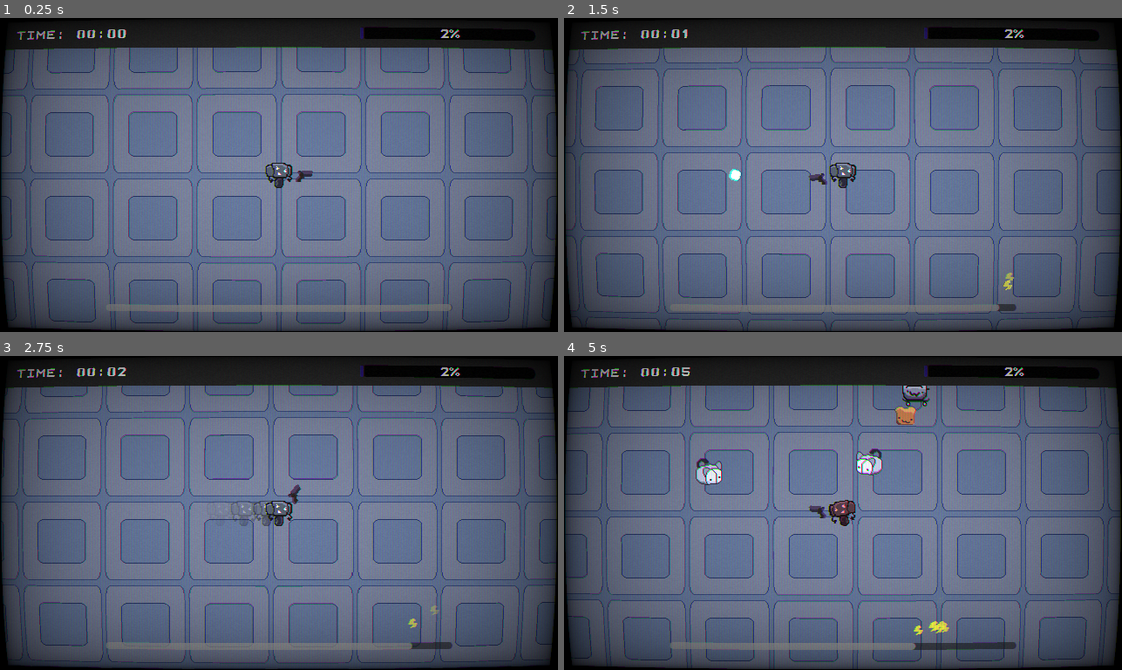
Above: before the commit, frames 1-4 (two rows, left to right).
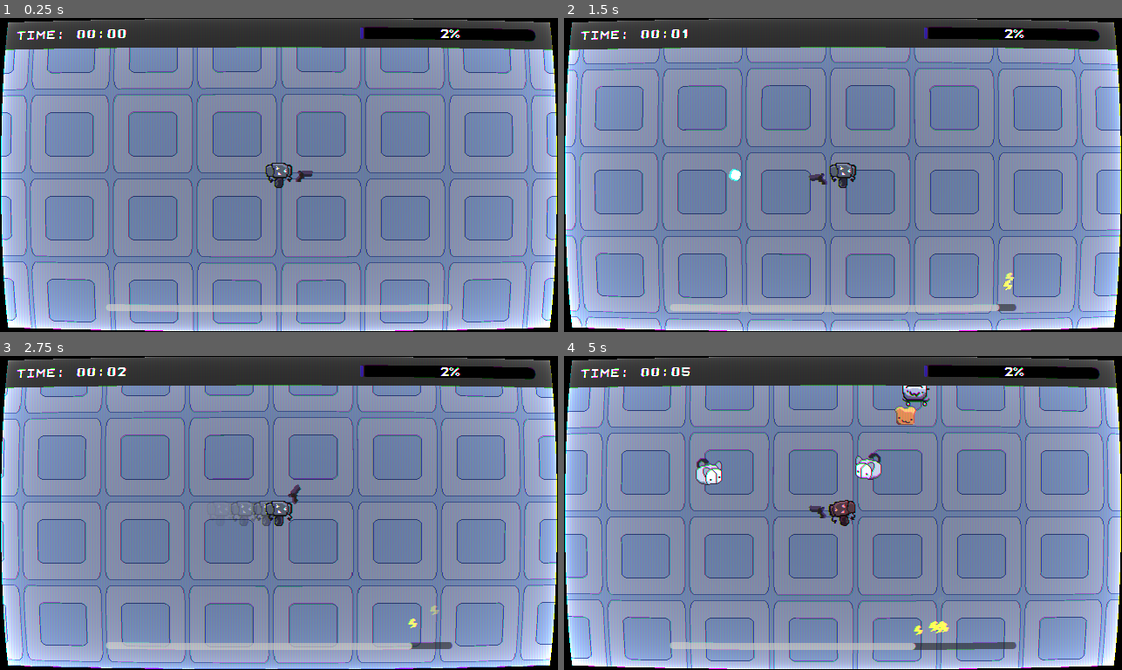
Above: after the commit, the same moments.

Repository: kinghos/GMTK-Game-Jam-2026
Game: Godot game, scene res://scenes/level/level.tscn
The game is run twice, just before and just after one commit, with the same random seed, the same clock (stepped at 60 frames per second) and the same inputs. The engine's default icon, where the game draws it, is replaced by a stand-in: a white triangle on a blue panel in a dark square.
Inputs (mouse positions are in pixels of both pictures, inside the frame that each line leads up to):
- Up to frame 1 (0.25 s): no input
- Up to frame 2 (1.5 s): tap Enter at 0.5 s; move the mouse to (965, 159) at 0.52 s; hold D (Right) 0.53-1.28 s; right-click (965, 159) at 0.6 s; move the mouse to (731, 190) at 1.27 s; hold S (Down) from 1.28 s (still down); click (731, 190) at 1.35 s
- Up to frame 3 (2.75 s): move the mouse to (334, 443) at 2.02 s; release S (Down) at 2.03 s; hold D (Right) from 2.03 s (still down); hold Shift (Sprint) from 2.03 s (still down)
- Up to frame 4 (5 s): move the mouse to (815, 575) at 2.77 s; release D (Right) at 2.78 s; release Shift (Sprint) at 2.78 s; hold W (Up) 2.78-3.53 s; right-click (815, 575) at 2.85 s; move the mouse to (1010, 560) at 3.52 s; press the mouse at (1010, 560) at 3.53 s; hold A (Left) from 3.53 s (still down); move the mouse to (675, 465) at 4.27 s; release the mouse at (675, 465) at 4.28 s; tap Shift (Sprint) at 4.35 s

The runs differ from the first frame. In frame 1, 63% of the frame differs, in the area x 0-100%, y 0-100%; in frame 2, 63%; in frame 3, 63%; in frame 4, 64%.

Commit message:
pretend this commit name is useful

Diff:
--- a/scenes/enemies/base_enemy.gd
+++ b/scenes/enemies/base_enemy.gd
@@ -13,14 +13,18 @@
 @export var damage = 0
 @export var speed = 0
 
-var knockback_velocity = 0.0
-var attack_cooldown = 0.0
-var knockback_time = 0.0
+var knockback_velocity: Vector2 = Vector2.ZERO
+var attack_cooldown := 0.0
+var knockback_time := 0.0
+var player_in_range := false
+
+var knockback_propagated := false
 
 func move_towards_player():
 	if Globals.player:
 		velocity = global_position.direction_to(Globals.player.global_position) * speed
 		sprite_2d.flip_h = velocity.x > 0
+
 
 func _physics_process(delta: float) -> void:
 	if Globals.game_over or dead:
@@ -37,23 +41,64 @@
 
 	move_and_slide()
 
+	if knockback_time > 0 and !knockback_propagated:
+		for i in range(get_slide_collision_count()):
+			var collision = get_slide_collision(i)
+			var collider = collision.get_collider()
+
+			if collider is Enemy and collider != self:
+				collider.receive_knockback(knockback_velocity * 0.5)
+
+		knockback_propagated = true
+
+	if player_in_range and attack_cooldown <= 0:
+		attack_player()
+
+
 func _process(delta: float) -> void:
-	if hp == 0 and not dead:
+	if hp == 0 and !dead:
 		die()
+
+
+func attack_player():
+	if !Globals.player:
+		return
+
+	Globals.player.use_charge(damage)
+	Globals.player.animation_player.play("damage")
+
+	attack_cooldown = 0.5
+
+	receive_knockback(
+		Globals.player.global_position.direction_to(global_position) * 200,
+		0.2
+	)
+
+
+func receive_knockback(force: Vector2, duration := 0.8):
+	knockback_velocity = force
+	knockback_time = duration
+	knockback_propagated = false
+
 
 func die():
 	if Globals.player and self in Globals.player.enemies_in_blast_radius:
 		Globals.player.enemies_in_blast_radius.erase(self)
+
 	dead = true
 	animation_player.play("death")
 	await animation_player.animation_finished
+
 	Globals.enemy_kill_total += 1
 	Globals.current_kills_to_target += 1
+
 	var drop = ENERGY_DROP.instantiate()
 	drop.global_position = global_position
 	Globals.level.get_node("Drops").add_child(drop)
+
 	await cpu_particles_2d.finished
 	queue_free()
+
 
 func take_damage(bullet_damage):
 	var bullet_damage_increase = Globals.calc_powerup_effect(Globals.POWERUPS.BULLETDMG)
@@ -61,13 +106,10 @@
 
 
 func _on_hitbox_body_entered(body: Node2D) -> void:
-	if body != Globals.player:
-		return
-	if attack_cooldown > 0:
-		return
+	if body == Globals.player:
+		player_in_range = true
 
-	body.use_charge(damage)
-	body.animation_player.play("damage")
-	attack_cooldown = 0.5
-	knockback_time = 0.2
-	knockback_velocity = body.global_position.direction_to(global_position) * 200
+
+func _on_hitbox_body_exited(body: Node2D) -> void:
+	if body == Globals.player:
+		player_in_range = false
--- a/scenes/enemies/base_enemy.tscn
+++ b/scenes/enemies/base_enemy.tscn
@@ -155,3 +155,4 @@
 [node name="CollisionShape2D" type="CollisionShape2D" parent="Hitbox" unique_id=841296864]
 
 [connection signal="body_entered" from="Hitbox" to="." method="_on_hitbox_body_entered"]
+[connection signal="body_exited" from="Hitbox" to="." method="_on_hitbox_body_exited"]
--- a/scenes/hud/charge_bar.gd
+++ b/scenes/hud/charge_bar.gd
@@ -30,7 +30,7 @@
 		displayed_charge = lerp(displayed_charge, target_charge, delta * speed)
 		value = displayed_charge
 
-	var low_charge_ratio = clampf(ratio, 0.0, 0.25)
+	var low_charge_ratio = clampf(ratio, 0.0, 0.5)
 
 	if low_charge_ratio < 0.25:
 		flash_red()
@@ -38,7 +38,7 @@
 		reset_red()
 
 	var smat = Globals.shader_buffer_material
-	smat.set_shader_parameter("noise_amount", remap(low_charge_ratio, 0.0, 0.25, 0.12, 0.03))
+	smat.set_shader_parameter("noise_amount", remap(low_charge_ratio, 0.0, 0.25, 0.2, 0.03))
 	smat.set_shader_parameter("vignette_intensity", remap(low_charge_ratio, 0.0, 0.25, 1.0, 0.4))
 
 func flash_red():
--- a/scenes/hud/overlay.gd
+++ b/scenes/hud/overlay.gd
@@ -104,6 +104,7 @@
 	else:
 		var weapon_selected = options[button_num].get_meta("powerup_type")
 		Globals.chosen_weapon = weapon_selected
+		weapon_select = false
 	animation_player.play("fade")
 	await animation_player.animation_finished
 	get_tree().paused = false
--- a/scenes/hud/overlay.tscn
+++ b/scenes/hud/overlay.tscn
@@ -224,10 +224,10 @@
 
 [node name="PowerupsMenu" type="VBoxContainer" parent="PowerupScreen" unique_id=238369957]
 layout_mode = 1
-anchors_preset = 8
-anchor_left = 0.5
+anchors_preset = -1
+anchor_left = 0.35
 anchor_top = 0.5
-anchor_right = 0.5
+anchor_right = 0.65
 anchor_bottom = 0.5
 offset_left = -164.80002
 offset_top = -108.0
--- a/scenes/player/bullet.gd
+++ b/scenes/player/bullet.gd
@@ -1,6 +1,5 @@
 extends Area2D
 class_name Bullet
-
 
 var direction = Vector2.ZERO
 
